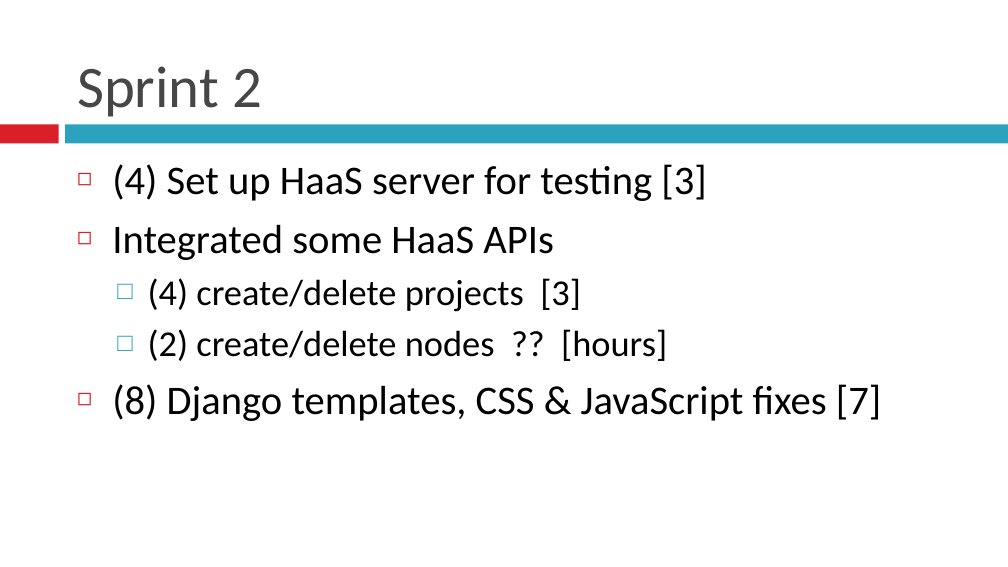
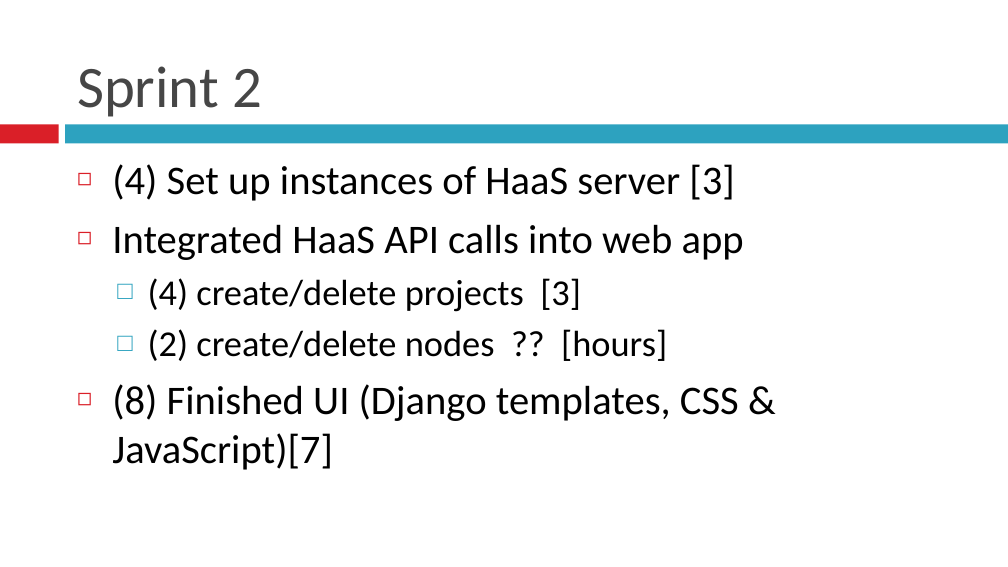
Before and after one commit to BU-EC500-SP15/moc-gui-plugins, a slide deck: slide 5 of MOCUIPlugin-Demo2.pptx. Drawn at 1008x567 pixels with LibreOffice and Linux fonts; fonts in the diff are those of the drawing. Boxes give left, top, right and bottom in pixels: in the first picture for what was removed or moved away, otherwise in the second. Text is boxed around its words. In the diff, an @@ line names an element or a change of style, - is before the commit and + after.

Commit message:
Finished slides

```diff
--- a/MOCUIPlugin-Demo2.pptx
+++ b/MOCUIPlugin-Demo2.pptx
@@ text at bbox=[112, 164, 744, 260]: text changed @@
-◻ (4) Set up HaaS server for testing [3]
-◻ Integrated some HaaS APIs
+◻ (4) Set up instances of HaaS server [3]
+◻ Integrated HaaS API calls into web app
@@ text at bbox=[112, 384, 739, 470]: text changed @@
-◻ (8) Django templates, CSS & JavaScript fixes [7]
+◻ (8) Finished UI (Django templates, CSS & JavaScript)[7]
```
Also in this commit, not shown: 4 other slides changed, 2 slides added, 3 slides removed.
